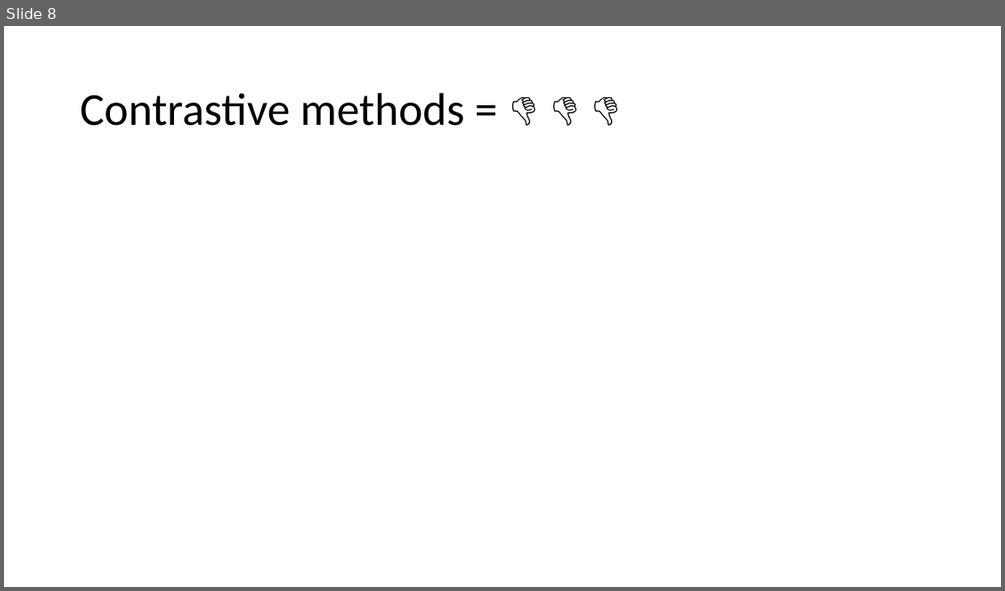
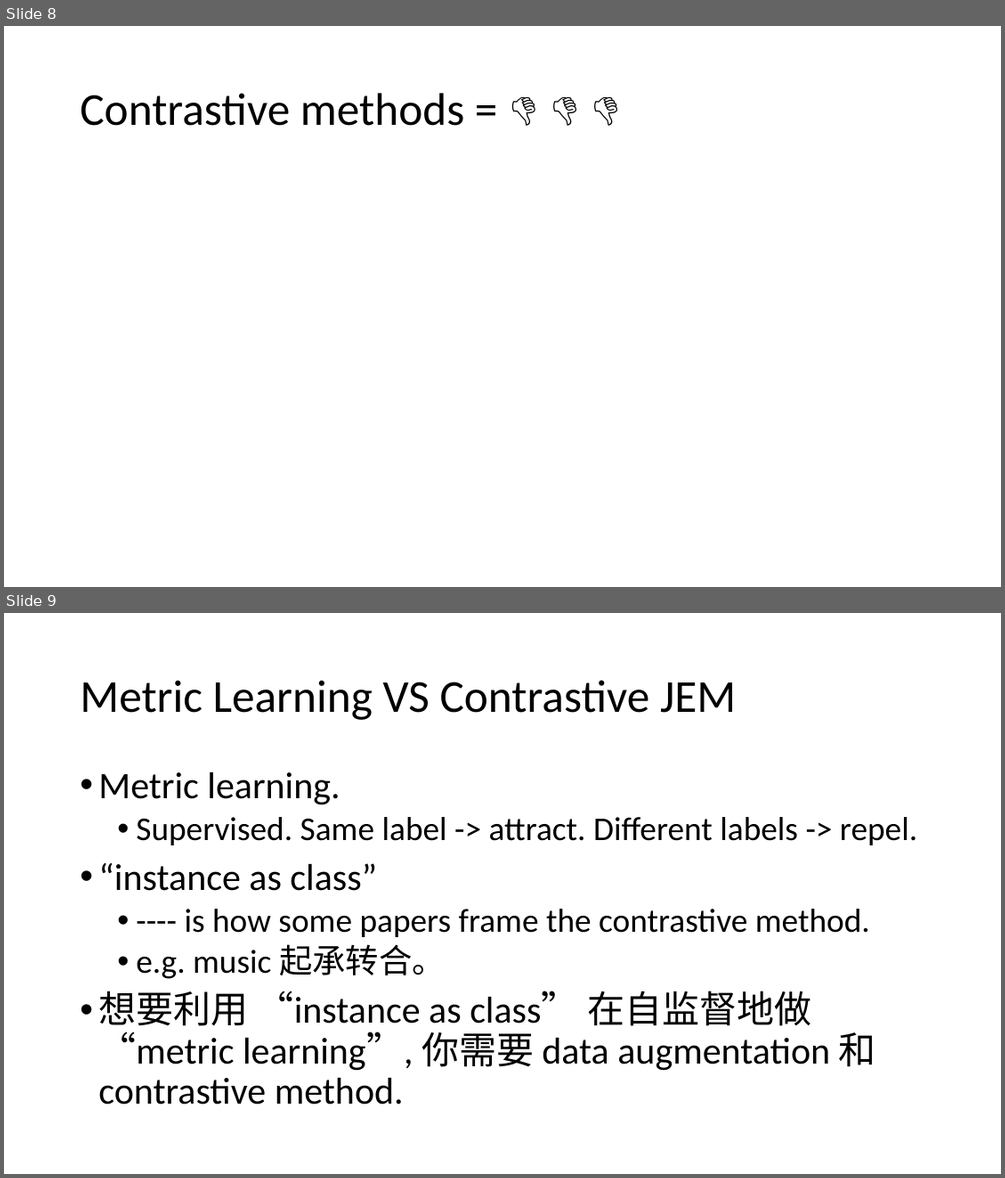
Before and after one commit to Daniel-Chin/3S, a slide deck: notes_slides/VICReg_and_related_works.pptx. Shown one above the other, each under a label of ours: slide 8 before the commit, slides 8 and 9 after it. The pictures are 1005x591 and 1005x1178 pixels, drawn with LibreOffice and Linux fonts; fonts in the diff are those of the drawing; grey boxes stand for pictures. Boxes give left, top, right and bottom in pixels: in the first picture for what was removed or moved away, otherwise in the second. Text is boxed around its words. In the diff, an @@ line names an element or a change of style, - is before the commit and + after.

```diff
--- a/notes_slides/VICReg_and_related_works.pptx
+++ b/notes_slides/VICReg_and_related_works.pptx
@@ slide 9 added at bbox=[4, 613, 1001, 1174], background #FFFFFF @@
@@ title added at bbox=[80, 680, 736, 720], 44 pt, text #000000 @@
+Metric Learning VS Contrastive JEM
@@ text added at bbox=[98, 772, 917, 1104], 36 pt, text #000000 @@
+• Metric learning.
+  • Supervised. Same label -> attract. Different labels -> repel.
+• “instance as class”
+  • ---- is how some papers frame the contrastive method.
+  • e.g. music 起承转合。
+• 想要利用 “instance as class” 在自监督地做 “metric learning”, 你需要 data augmentation 和 contrastive method.
```
Also in this commit, not shown: 1 slide changed, 3 other slides added.
